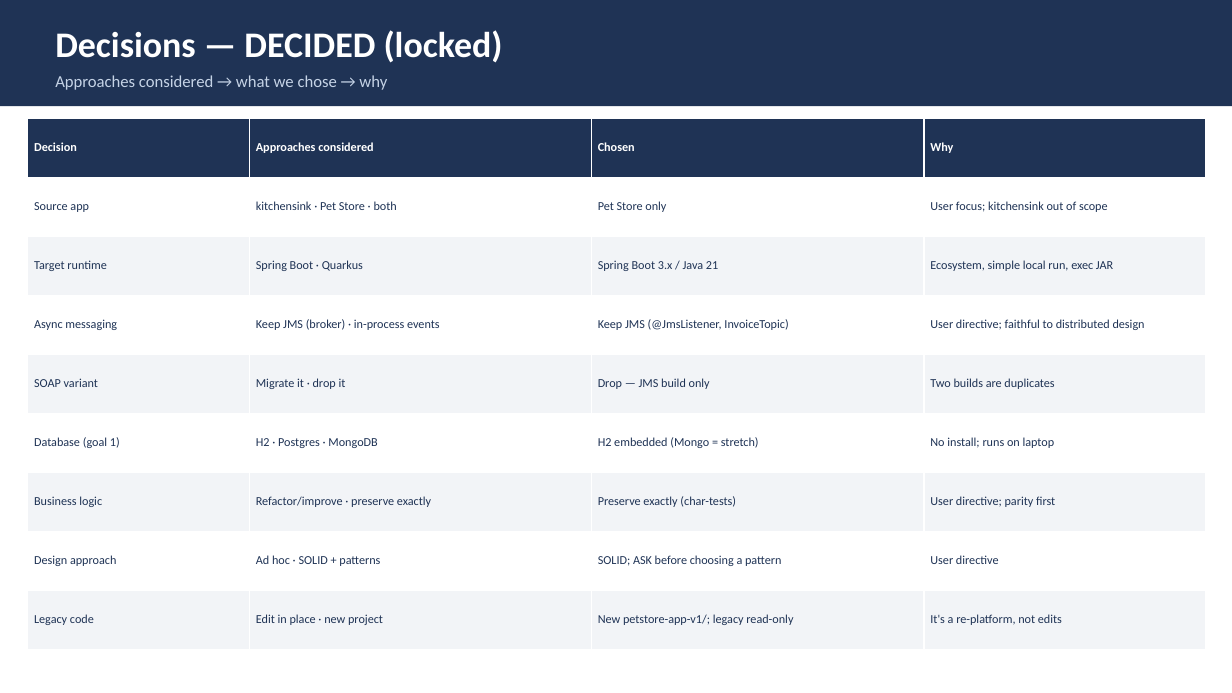
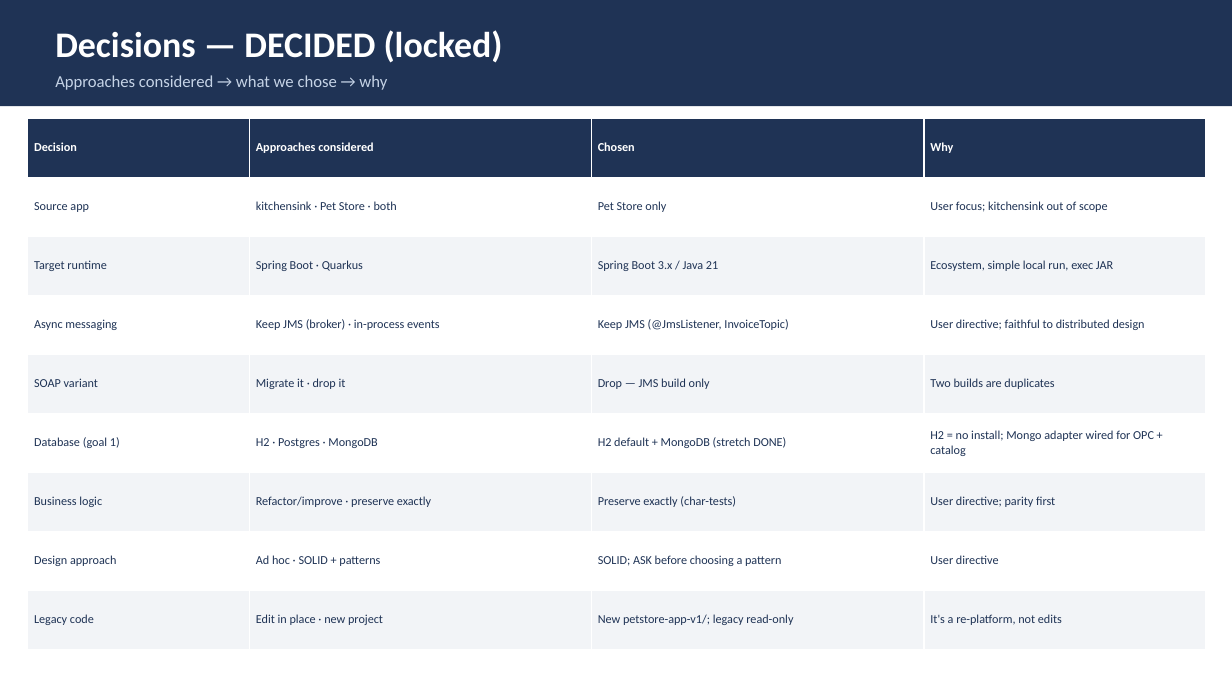
Before and after one commit to Vishak-94/pet-store, a slide deck: slide 39 of docs/PetStore_Architecture_LLD.pptx (slide 38 before the commit). Drawn at 1232x693 pixels with LibreOffice and Linux fonts; fonts in the diff are those of the drawing. Boxes give left, top, right and bottom in pixels: in the first picture for what was removed or moved away, otherwise in the second. Text is boxed around its words. In the diff, an @@ line names an element or a change of style, - is before the commit and + after.

```diff
--- a/docs/PetStore_Architecture_LLD.pptx
+++ b/docs/PetStore_Architecture_LLD.pptx
@@ table at <box>28,118,1206,650</box> @@
-row 6, column 3: H2 embedded (Mongo = stretch)
+row 6, column 3: H2 default + MongoDB (stretch DONE)
-row 6, column 4: No install; runs on laptop
+row 6, column 4: H2 = no install; Mongo adapter wired for OPC + catalog
```
Also in this commit, not shown: 6 other slides changed, 2 slides added, 1 slide removed, 10 other files.
